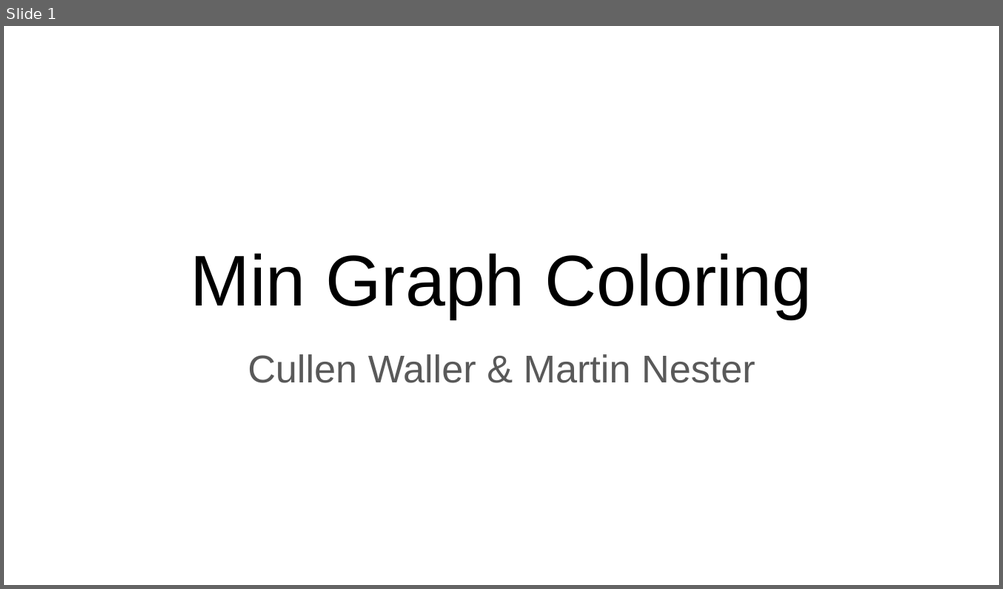
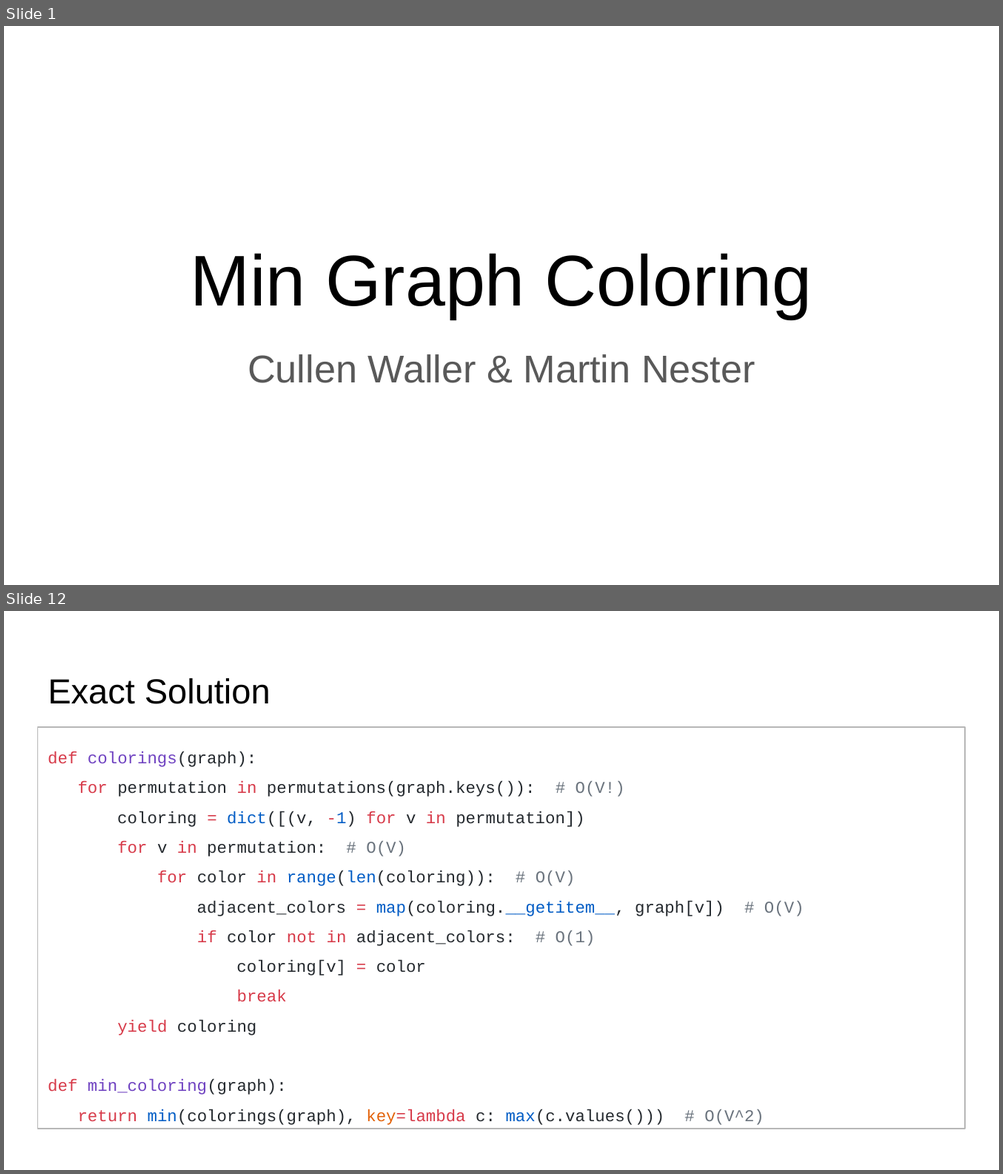
Before and after one commit to wallercullen/NP-complete-project, a slide deck: presentations/problem_presentation.pptx. Shown one above the other, each under a label of ours: slide 1 before the commit, slides 1 and 12 after it; the slides between them are not shown. The pictures are 1003x589 and 1003x1174 pixels, drawn with LibreOffice and Linux fonts; fonts in the diff are those of the drawing. Boxes give left, top, right and bottom in pixels: in the first picture for what was removed or moved away, otherwise in the second. Text is boxed around its words. In the diff, an @@ line names an element or a change of style, - is before the commit and + after.

```diff
--- a/presentations/problem_presentation.pptx
+++ b/presentations/problem_presentation.pptx
@@ slide 12 added at (4,611,999,1170), background #FFFFFF @@
@@ title added at (48,678,270,704), 25.2 pt, text #000000 @@
+Exact Solution
@@ rectangle added at (38,727,965,1129), outline #B7B7B7 0.75 pt, 12 pt, text #24292E @@
+def colorings(graph):
+for permutation in permutations(graph.keys()): # O(V!)
+coloring = dict([(v, -1) for v in permutation])
+for v in permutation: # O(V)
+for color in range(len(coloring)): # O(V)
+adjacent_colors = map(coloring.__getitem__, graph[v]) # O(V)
+if color not in adjacent_colors: # O(1)
+coloring[v] = color
+break
+yield coloring
+def min_coloring(graph):
+return min(colorings(graph), key=lambda c: max(c.values())) # O(V^2)
```
Also in this commit, not shown: 2 slides changed, 9 other slides added, 2 slides removed.
